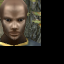
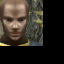
Layer changes from the first (64, 64) image to the second:
renamed "L1" to "L000001", painted on it over [0, 0, 43, 46]
